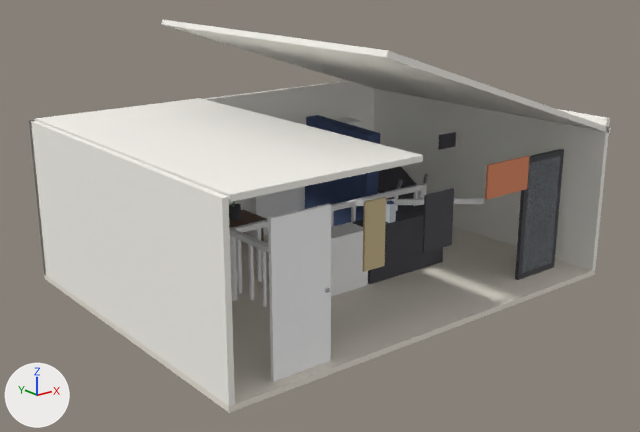
Renders of the Blender file blend/scene0629_01.blend from each side of a commit.
One viewpoint serves both versions: a 50 mm camera at (-4.69, -7.47, 4.95) aimed at (3.23, 2.42, 0.99). The axes (+X, +Y, +Z) are drawn at lower left. The lights are the same throughout. The first picture is the older version.

The older version as bpy lines, for what is in view:
```python
ob_art5frame = bpy.data.objects.new('Art5Frame', me_cube_070)
ob_art5frame.location = (3.45, 0.22, 1.42)
ob_art5frame.scale = (0.26, 0.015, 0.39)
ob_bal_2_20 = bpy.data.objects.new('Bal_2.20', me_cube_012)
ob_bal_2_20.location = (2.2, 2.55, 0.59)
ob_bal_2_20.scale = (0.025, 0.025, 0.43)
ob_ball_1_15 = bpy.data.objects.new('BalL_1.15', me_cube_020)
ob_ball_1_15.location = (1.72, 1.15, 0.59)
ob_ball_1_15.scale = (0.025, 0.025, 0.43)
ob_cabwbody = bpy.data.objects.new('CabWBody', me_cube_025)
ob_cabwbody.location = (3.02, 1.95, 0.44)
ob_cabwbody.scale = (0.575, 0.21, 0.44)
ob_fold_002 = bpy.data.objects.new('Fold.002', me_cube_039)
ob_fold_002.location = (5.45, 4.67, 1.1)
ob_fold_002.scale = (0.21, 0.14, 0.09)
ob_fold_003 = bpy.data.objects.new('Fold.003', me_cube_040)
ob_fold_003.location = (5.45, 4.67, 1.22)
ob_fold_003.scale = (0.225, 0.14, 0.09)
ob_post_001 = bpy.data.objects.new('Post.001', me_cylinder_001)
ob_post_001.location = (5.5, 2.55, 0.53)
ob_railback = bpy.data.objects.new('RailBack', me_cube_008)
ob_railback.location = (3.6, 2.55, 1.02)
ob_railback.scale = (1.9, 0.04, 0.04)
ob_shelfframe = bpy.data.objects.new('ShelfFrame', me_cube_030)
ob_shelfframe.location = (4.7, 4.75, 0.9)
ob_shelfframe.scale = (1.18, 0.21, 0.875)
# also in view: 'CabBBody' at (4.42, 1.95, 0.44); 'LeftWall_main' at (0.04, 2.6, 1.2); 'RightWall_low' at (6.76, 2.6, 1.2); 'Pad' at (6.0, 3.8, 0.75); 'BackWall' at (3.4, 5.16, 1.2)
```
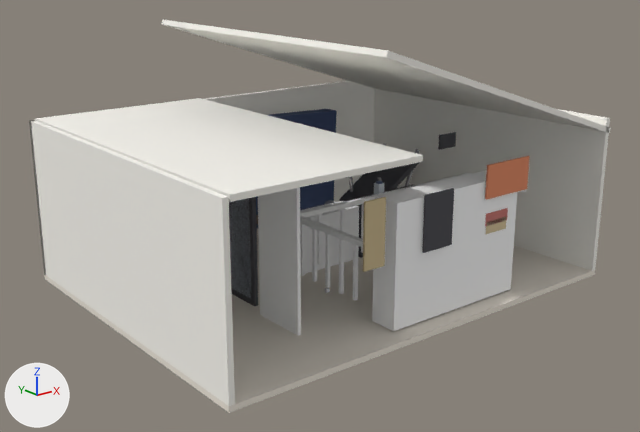
Location of each change, (x1, y1, x2, y2) in pixels of the pictures (640 x 432 px):
'ShelfFrame', moved: before (242, 117, 361, 237); after (372, 170, 517, 331)
'Door', moved, turned: before (268, 204, 331, 382); after (258, 187, 301, 336)
'MirrorFrame', moved, turned: before (515, 149, 564, 280); after (229, 197, 258, 306)
'Mattress', moved, turned: before (305, 115, 380, 226); after (256, 109, 337, 228)
'CabWBody', moved: before (331, 222, 368, 296); after (300, 201, 359, 274)
'MirrorGlass', moved, turned: before (522, 156, 560, 273); after (229, 198, 251, 297)
'Pad', moved, turned: before (378, 166, 417, 210); after (339, 162, 420, 201)
'RailBack', moved: before (230, 184, 423, 233); after (300, 173, 468, 217)
'Bal_2.20', moved: before (256, 228, 261, 282); after (317, 214, 322, 265)
'BalL_1.15', moved (not visible before): after (353, 244, 358, 300)
'Fold.003', moved (not visible before): after (485, 208, 508, 226)
'Fold.002', moved (not visible before): after (486, 216, 507, 234)
'Post.001', moved (not visible afterwards): before (418, 183, 427, 199)
'CabBBody', unchanged, covered by the edit: before (353, 205, 443, 284); after (344, 184, 414, 258)

What changed in the scene script:
```text
Change ob_railback:
    ob_railback.location: (3.6, 2.55, 1.02) -> (4.71, 2.55, 1.02)
Change ob_bal_2_20:
    ob_bal_2_20.location: (2.2, 2.55, 0.59) -> (3.31, 2.55, 0.59)
Change ob_ball_1_15:
    ob_ball_1_15.location: (1.72, 1.15, 0.59) -> (2.83, 1.15, 0.59)
Change ob_post_001:
    ob_post_001.location: (5.5, 2.55, 0.53) -> (6.61, 2.55, 0.53)
Change ob_cabwbody:
    ob_cabwbody.location: (3.02, 1.95, 0.44) -> (3.67, 2.91, 0.44)
Change ob_shelfframe:
    ob_shelfframe.location: (4.7, 4.75, 0.9) -> (3.91, 0.47, 0.9)
Change ob_fold_002:
    ob_fold_002.location: (5.45, 4.67, 1.1) -> (4.66, 0.39, 1.1)
Change ob_fold_003:
    ob_fold_003.location: (5.45, 4.67, 1.22) -> (4.66, 0.39, 1.22)
Change ob_door:
    ob_door.location: (1.15, 0.18, 1.0) -> (1.73, 1.41, 1.0)
    ob_door.rotation_euler: (0.0, 0.0, 0.0) -> (0.0, 0.0, 1.571)  # degrees (0, 0, 0) -> degrees (0, 0, 90)
Change ob_mirrorframe:
    ob_mirrorframe.location: (5.95, 0.5, 0.95) -> (1.85, 2.57, 0.95)
    ob_mirrorframe.rotation_euler: (0.0, 0.0, 0.0) -> (0.0, 0.0, -1.571)  # degrees (0, 0, 0) -> degrees (0, 0, -90)
Change ob_mirrorglass:
    ob_mirrorglass.location: (5.95, 0.48, 0.95) -> (1.83, 2.57, 0.95)
    ob_mirrorglass.rotation_euler: (0.0, 0.0, 0.0) -> (0.0, 0.0, -1.571)  # degrees (0, 0, 0) -> degrees (0, 0, -90)
Change ob_pad:
    ob_pad.location: (6.0, 3.8, 0.75) -> (5.95, 4.05, 0.75)
    ob_pad.rotation_euler: (-1.1, 0.0, -0.0873) -> (-1.1, 0.0, -1.419)  # degrees (-63, 0, -5) -> degrees (-63, 0, -81)
Change ob_mattress:
    ob_mattress.location: (4.65, 3.65, 1.0) -> (4.65, 4.89, 1.0)
    ob_mattress.rotation_euler: (0.0, -0.0349, 1.571) -> (0.0, -0.0349, 3.142)  # degrees (0, -2, 90) -> degrees (0, -2, 180)
```
